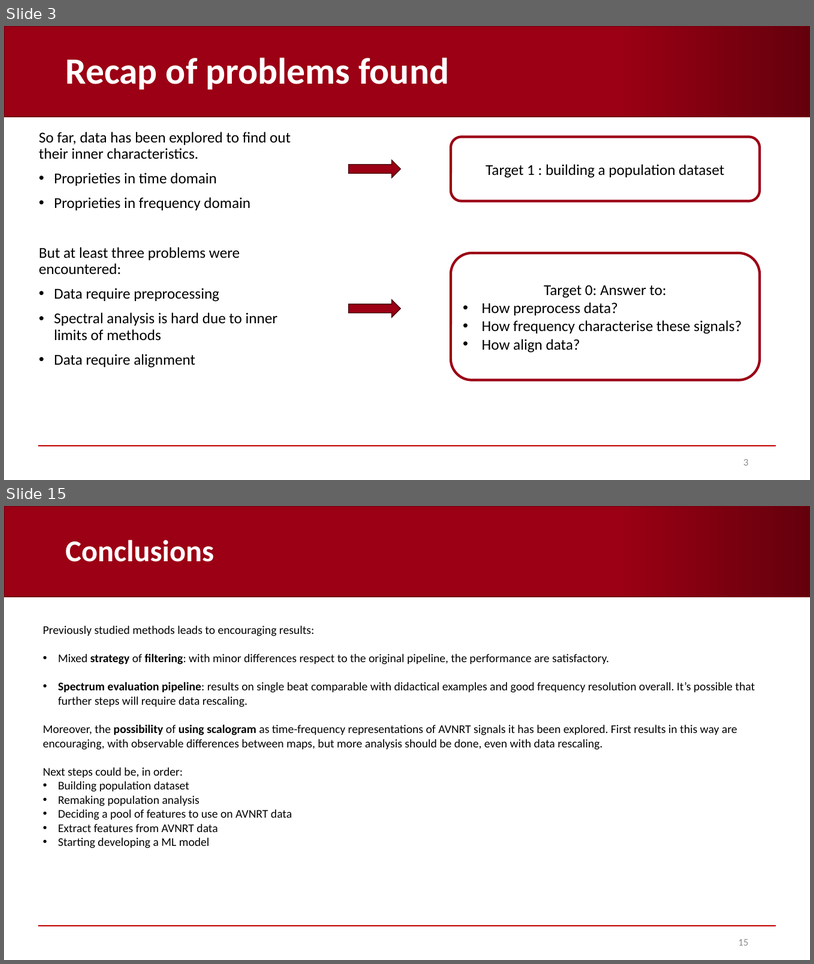
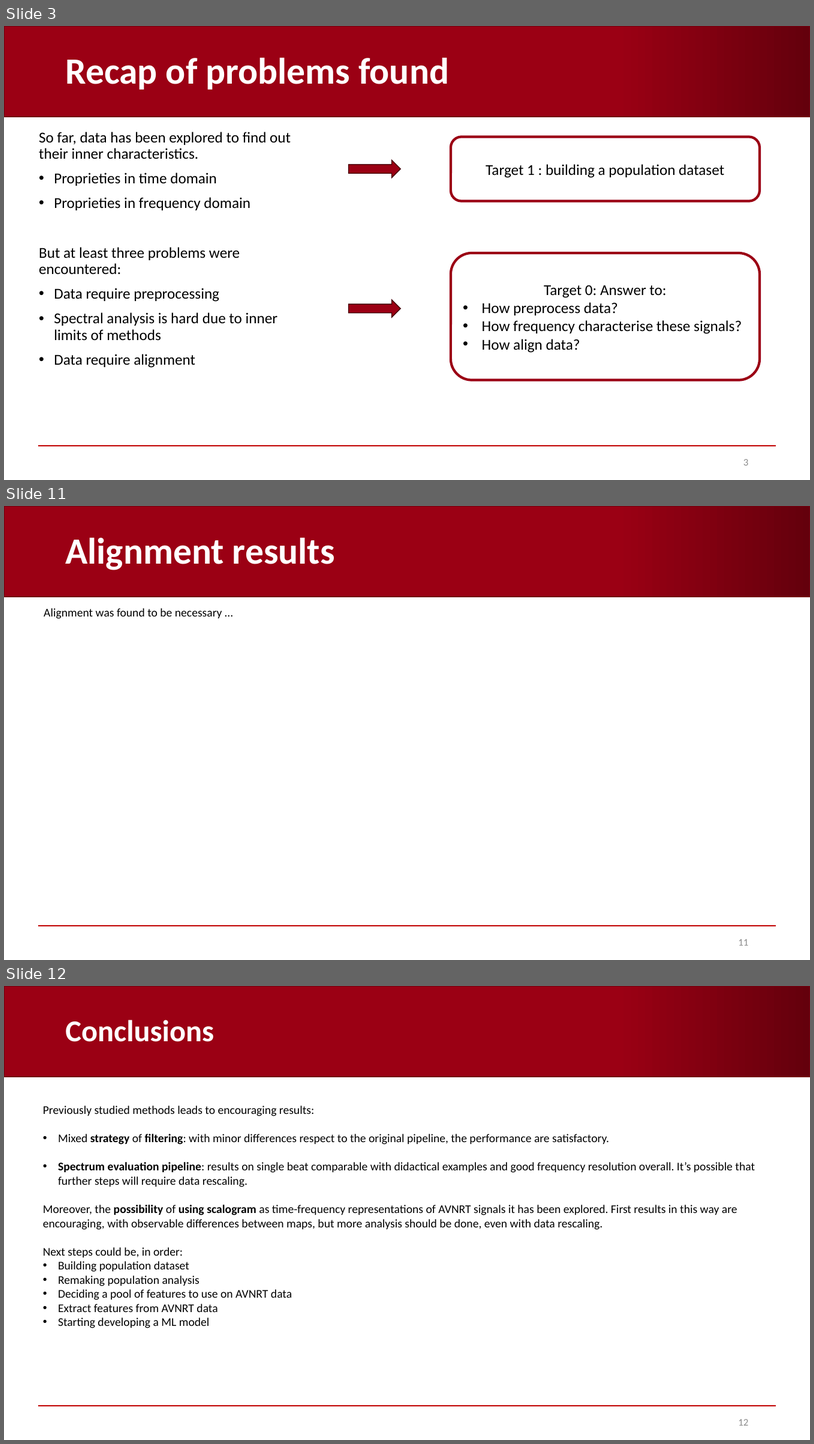
Before and after one commit to AndreaCorrado00/Tesi_magistrale_Corrado_Andrea, a slide deck: Documentation/4. Recap filters-spectrum-alignment .pptx. Shown one above the other, each under a label of ours: slides 3 and 15 before the commit, slides 3, 11 and 12 after it; the slides between them are not shown. The pictures are 814x964 and 814x1444 pixels, drawn with LibreOffice and Linux fonts; fonts in the diff are those of the drawing; background and template pictures are left out. Boxes give left, top, right and bottom in pixels: in the first picture for what was removed or moved away, otherwise in the second. Text is boxed around its words. In the diff, an @@ line names an element or a change of style, - is before the commit and + after.

```diff
--- a/Documentation/4. Recap filters-spectrum-alignment .pptx
+++ b/Documentation/4. Recap filters-spectrum-alignment .pptx
@@ slide 11 added at box(4, 506, 810, 960), background #FFFFFF; not listed: 2 template elements that a slide beside it also shows @@
@@ title added at box(65, 537, 335, 570), 44 pt, text #FFFFFF, bold @@
+Alignment results
@@ text added at box(44, 608, 222, 619), 14 pt, text #000000 @@
+Alignment was found to be necessary …
@@ page number added at box(738, 939, 749, 945), 12 pt, text #8C8C8C @@
+11
@@ what was slide 15 is now slide 12 @@
@@ page number at box(738, 1419, 749, 1425): text changed @@
-15
+12
```
Also in this commit, not shown: 3 slides changed, 4 other slides added, 8 slides removed, 7 other files.
